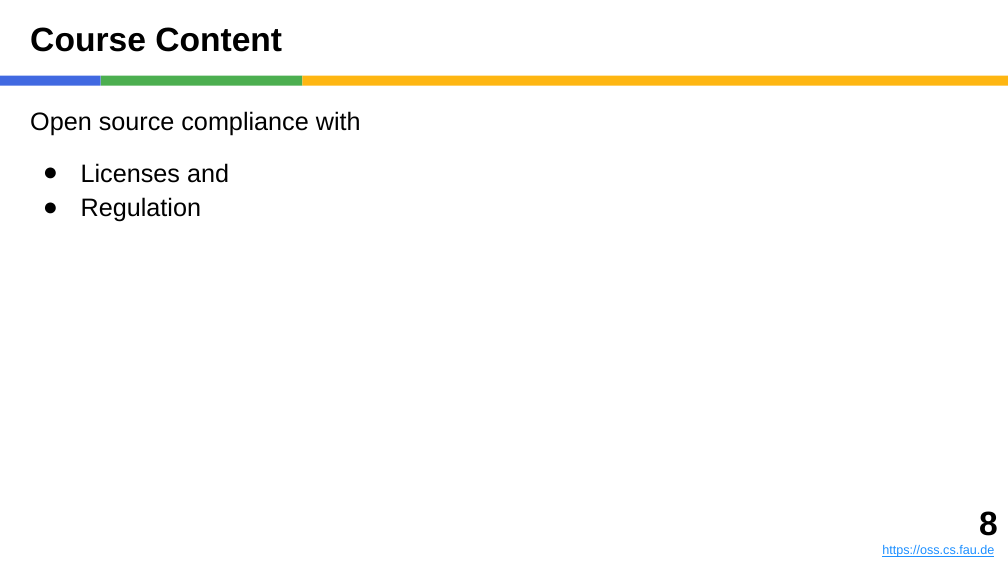
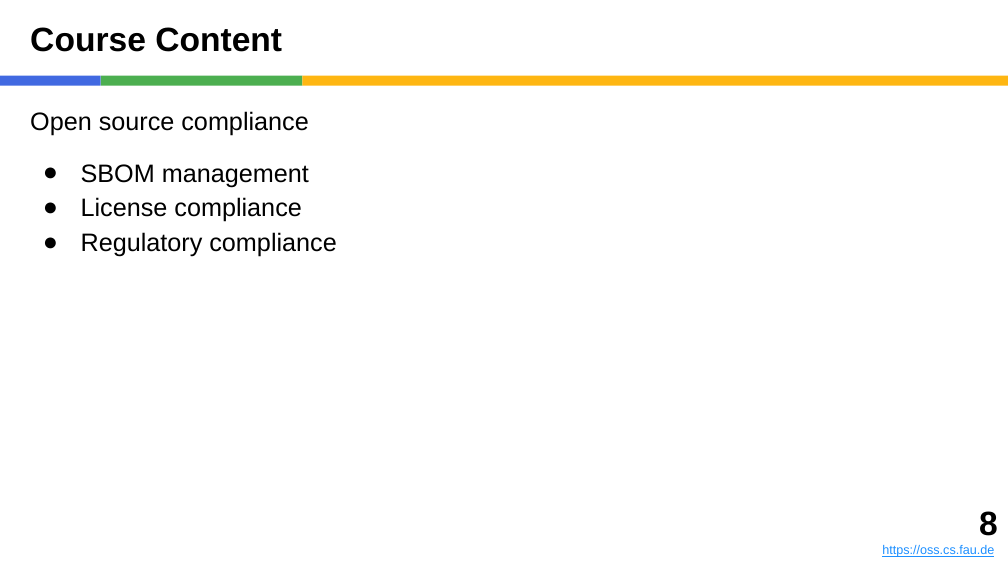
Before and after one commit to dirkriehle/foss-course, a slide deck: slide 8 of Lecture slides/FOSS A01 - Introduction.pptx. Drawn at 1008x567 pixels with LibreOffice and Linux fonts; fonts in the diff are those of the drawing. Boxes give left, top, right and bottom in pixels: in the first picture for what was removed or moved away, otherwise in the second. Text is boxed around its words. In the diff, an @@ line names an element or a change of style, - is before the commit and + after.

```diff
--- a/Lecture slides/FOSS A01 - Introduction.pptx
+++ b/Lecture slides/FOSS A01 - Introduction.pptx
@@ text at (30,111,336,257): text changed @@
-Open source compliance with
-● Licenses and
-● Regulation
+Open source compliance
+● SBOM management
+● License compliance
+● Regulatory compliance
```
Also in this commit, not shown: 3 other slides changed, 6 slides added, 5 slides removed, 5 other files.
